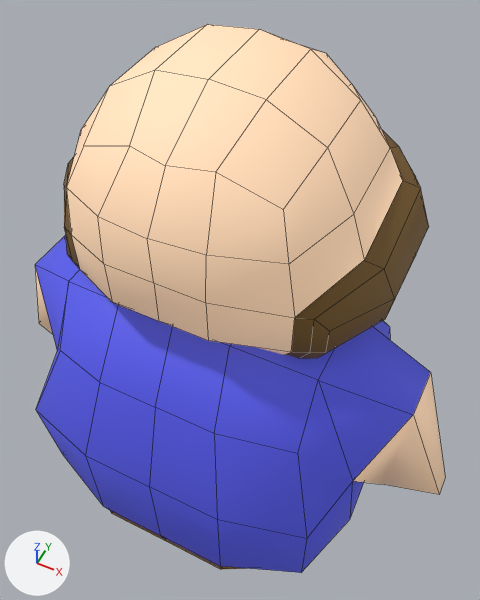
An edit to the FBX model res/dude-anim.fbx, drawn before and after from the same camera.
Before and after are seen from a 50 mm lens placed at (0.67, -1.3, 2.9), pointed at (-0.03, 0.09, 1.16). Lighting does not change. The marker at lower left points along +X, +Y and +Z. Mesh edges are drawn as thin lines. Where no turn or scale is listed for an object, it has been applied to the vertices.

In view in the first picture: 'DudeBody', 'DudeHead'.
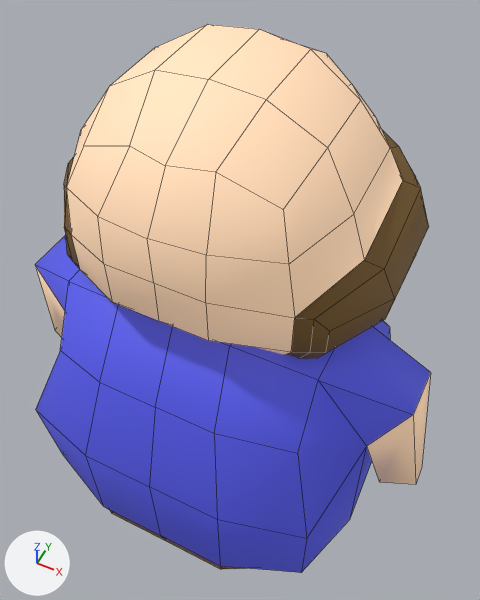
What differs and where, as boxes [x1, y1, x2, y2] in the pictures (480 x 600 px; the box of a moved part takes in the faces that stretch with it):
'DudeBody', reshaped: before [35, 236, 445, 573]; after [35, 236, 430, 573]
part 1 of me_body, moved or reshaped: before [298, 372, 445, 572]; after [298, 375, 430, 572]
part 2 of me_body, moved or reshaped: before [35, 265, 69, 406]; after [35, 265, 69, 337]

Patch to the scene script:
```diff
--- a/res/dude-anim.fbx.py
+++ b/res/dude-anim.fbx.py
@@ me_body @@
 me_body.from_pydata(...)  # 80 vertices, 80 faces; spans x -0.81..0.81, y -0.59..0.55, z 0.06..1.14
 # used by ob_dudebody; location = (0.0, 0.0, 0.397)
-me_body.vertices[60].co = (0.55, -0.3, 0.62)  # pixel (352, 481)
-me_body.vertices[76].co = (0.81, -0.07, 0.46)  # pixel (445, 477)
-me_body.vertices[77].co = (0.81, -0.14, 0.46)  # pixel (439, 494)
-me_body.vertices[78].co = (0.64, -0.05, 0.42)
-me_body.vertices[79].co = (0.64, -0.16, 0.42)  # pixel (384, 484)
-me_body.vertices[26].co = (-0.55, -0.3, 0.62)  # pixel (57, 351)
-me_body.vertices[30].co = (-0.81, -0.07, 0.46)
-me_body.vertices[31].co = (-0.81, -0.14, 0.46)  # pixel (38, 323)
-me_body.vertices[33].co = (-0.64, -0.16, 0.42)
+# me_body part 1
+me_body.vertices[60].co = (0.55, -0.2, 0.67)  # pixel (366, 446)
+me_body.vertices[76].co = (0.73, -0.07, 0.46)  # pixel (421, 467)
+me_body.vertices[77].co = (0.73, -0.14, 0.46)  # pixel (415, 484)
+me_body.vertices[78].co = (0.62, -0.05, 0.42)
+me_body.vertices[79].co = (0.62, -0.16, 0.42)  # pixel (379, 482)
+# me_body part 2
+me_body.vertices[26].co = (-0.55, -0.2, 0.67)
+me_body.vertices[30].co = (-0.74, -0.07, 0.46)
+me_body.vertices[31].co = (-0.74, -0.14, 0.46)  # pixel (54, 330)
+me_body.vertices[33].co = (-0.63, -0.16, 0.42)
 me_body.materials.append(mat_shirt)
```
